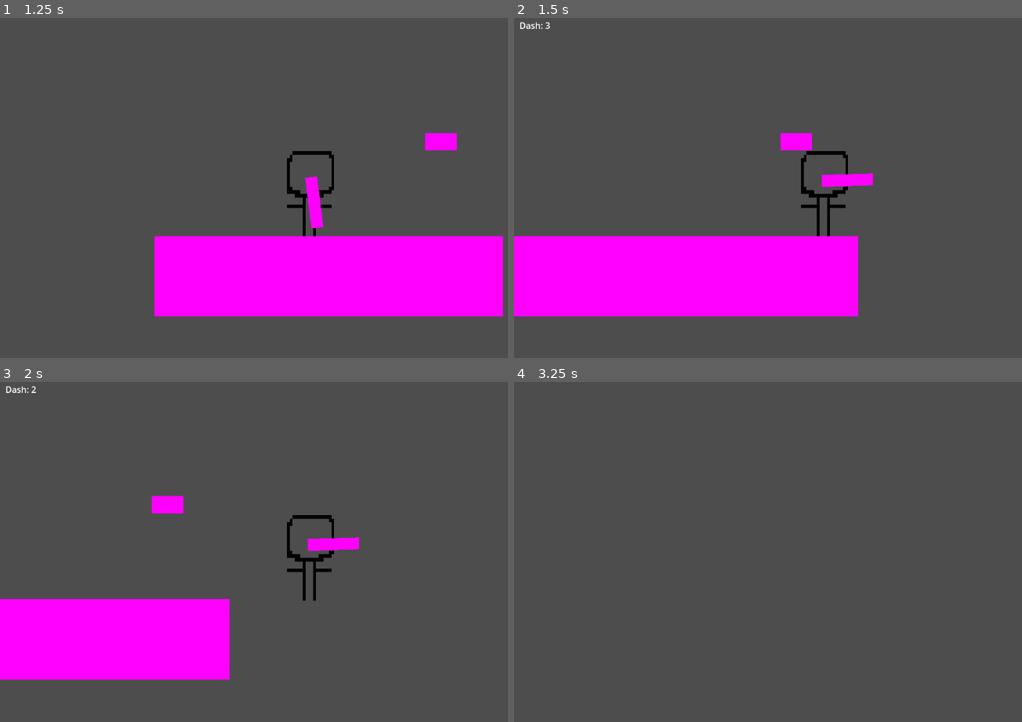
Above: before the commit, frames 1-4 (two rows, left to right).
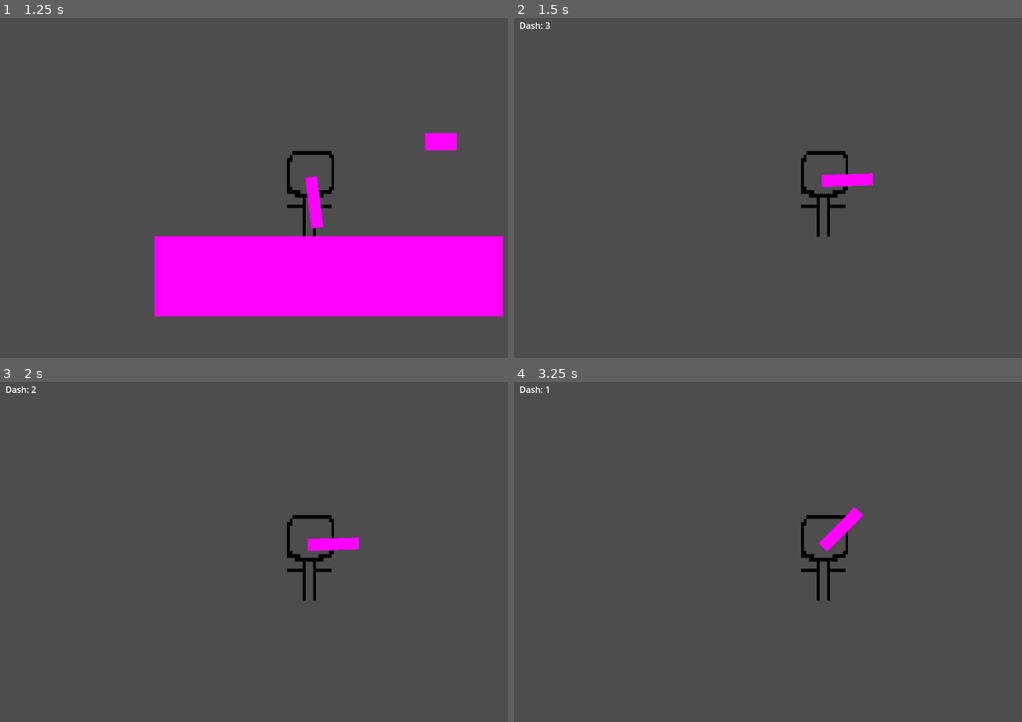
Above: after the commit, the same moments.

Repository: Sheep26/2DMultiplayerShooter
Game: Godot game, scene res://Scenes/MainMenu/MainMenu.tscn
Two runs of this game, one before a commit and one after it. Both use one fixed random seed, a clock stepped at 60 frames per second and the inputs below.
Inputs (mouse positions are in pixels of both pictures, inside the frame that each line leads up to):
- Up to frame 1 (1.25 s): click "Singleplayer" at 0.5 s
- Up to frame 2 (1.5 s): tap Enter at 1.25 s; move the mouse to (966, 177) at 1.27 s; hold Right (right) from 1.28 s (still down); tap E (dash) at 1.35 s
- Up to frame 3 (2 s): keep holding Right (right); tap W (jump) at 1.52 s
- Up to frame 4 (3.25 s): move the mouse to (701, 575) at 2.02 s; click (701, 575) at 2.1 s; tap W (jump) at 2.27 s; tap Space at 2.75 s; move the mouse to (889, 480) at 2.77 s; release Right (right) at 2.78 s; hold Left (left) from 2.78 s (still down); tap E (dash) at 2.85 s

Frame 1 is identical in both runs. In frame 2, 16% of the frame differs, in the area x 0-68%, y 33-88%; in frame 3, 11%; in frame 4, 1.0%.

Commit message:
AHHHHHHHHHHHHHHH

Diff:
--- a/Scripts/Player.gd
+++ b/Scripts/Player.gd
@@ -1,7 +1,7 @@
 extends CharacterBody2D
 
 
-const TOP_SPEED = 0.1
+const TOP_SPEED = 400.0
 const JUMP_VELOCITY = -475.0
 const JUMPS = 2
 const SPEED_CHANGES_PER_SECOND = 5.0
@@ -12,7 +12,6 @@
 var health = 100
 var was_on_floor
 var currentSpeed = 1
-var speedChange = 0.0
 @onready var coyoteTimer = $CoyoteTimer
 @onready var speedChangeTimer = $SpeedChange
 @onready var lastTime = Time.get_ticks_msec()
@@ -20,10 +19,10 @@
 # Get the gravity from the project settings to be synced with RigidBody nodes.
 var gravity = ProjectSettings.get_setting("physics/2d/default_gravity")
 func _accelerationAndMovement(direction, speedChange):
-	if speedChange >= TOP_SPEED:
-		velocity.x = direction * TOP_SPEED
+	if speedChange >= TOP_SPEED * direction:
+		return
 	velocity.x = direction * speedChange
-	return velocity.x
+	return speedChange
 func _jump(onFloor, jumps):
 	if not onFloor and coyoteTimer.is_stopped():
 		jumps -= 1
@@ -64,10 +63,15 @@
 	var direction = Input.get_axis("left", "right")
 
 	# Handle movement
+	if direction:
+		currentSpeed = velocity.x
+		if velocity.x == 0:
+			velocity.x = 1 * direction
 
-	if direction:
-		speedChange = currentSpeed * 1.2
+		var speedChange = currentSpeed * 1.2
 		currentSpeed = _accelerationAndMovement(direction, speedChange)
+	else:
+		currentSpeed = 1
 
 	# Handle dash
 	if dashCooldown > 0:
